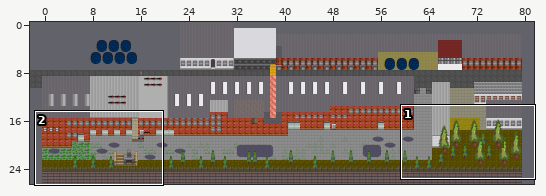
Two states of a Tiled map (JSON), zl-map/maps/main.json. The first picture is a wide view before the edit; the outline marks the close-up.
Close-up. The starting point:
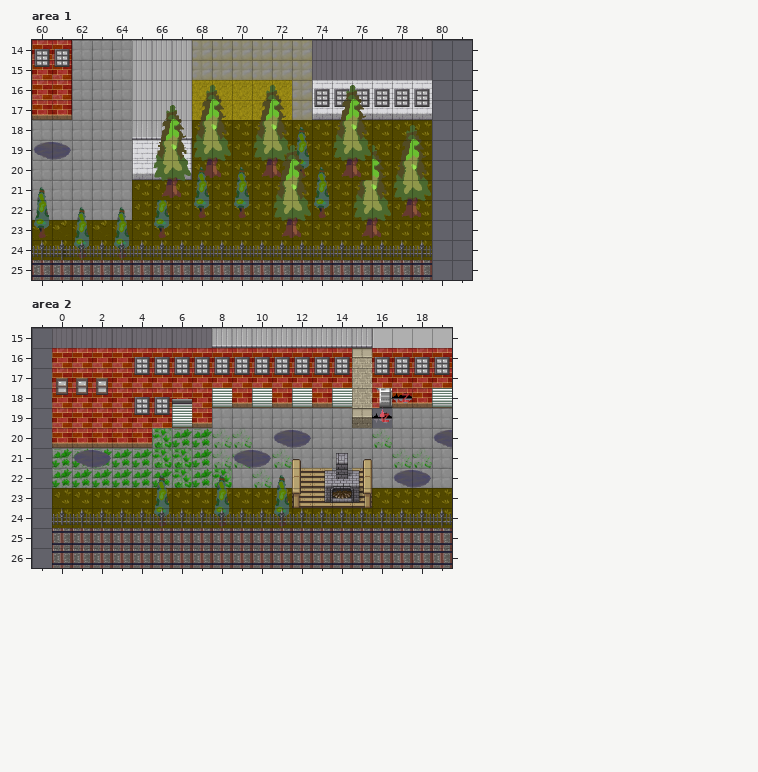
Cells are 32x32 px. Shown: area 1 x 60..81, y 14..25; area 2 x -1..19, y 15..26. The commit also changed other parts of the map, which this record leaves out. The old version is drawn lined up with the new one.
The same view after the edit:
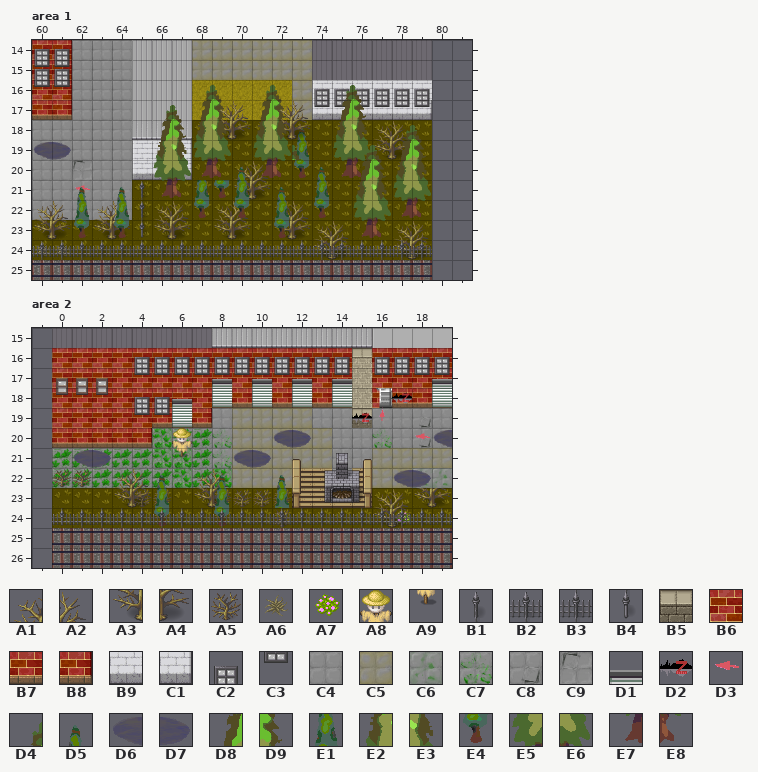
Key: from "fantasy": A1 14, A2 15, A3 22, A4 23, A5 43, A6 50, A7 53, A8 155, A9 163, B1 193, B2 198, B3 199, B4 201, B5 256, B6 401, B7 409, B8 410, B9 425, C1 426, C2 594, C3 602; from "floortileset": C4 0, C5 1, C6 8, C7 10, C8 13, C9 13 turned 180; from "milkian_1": D1 59; from "z-Labor3232": D2 16, D3 18, D4 20, D5 22, D6 27, D7 28, D8 36, D9 37, E1 38, E2 52, E3 53, E4 54, E5 68, E6 69, E7 84, E8 85.
__ is an empty cell.
Tiles replaced or removed in this view: B3, B5, B6, B7, B9, C3, C4, C7, D2, D4, D5, D6, D7, D8, D9, E1, E2, E3, E4, E5, E6, E7, E8.
Tiles of an added or newly shown layer are drawn over the layers below it.
What changed:
Changed rows in their new state; .. is an unchanged cell.
map size 100x100 -> 80x27 cells (old content now starts at -2,-71; both pictures use the new coordinates)
Layer "ground", area 1:
first column x 62:
20 C9
Layer "houseback" (added), area 1:
first column x 76:
17 B9 .. .. C1
Layer "thingsground", area 1:
first column x 62:
21 D3 .. .. B1
22 .. .. .. B1
23 .. .. .. B4
Layer "thingsback", area 1:
first column x 60:
17 .. .. .. .. .. .. .. .. .. __ .. .. __
18 .. .. .. .. .. .. .. .. .. __ .. .. __
19 .. .. .. .. .. .. .. .. .. .. .. .. __
20 .. .. .. .. .. .. .. .. __ .. .. .. ..
21 __ .. .. .. .. .. .. .. .. .. .. .. ..
22 __ .. __ .. __ .. .. .. .. .. .. .. ..
23 __ .. __ .. __ .. .. .. .. .. .. .. ..
24 A6 A6 __ .. __ .. .. .. .. .. .. .. ..
Layer "overfloor" (added), area 1:
first column x 60:
17 .. .. .. .. .. .. .. .. .. A1 A2 .. A1 A2 .. .. .. .. .. ..
18 .. .. .. .. .. .. .. .. .. A3 A4 .. A3 A4 .. .. .. A1 A2 ..
19 .. .. .. .. .. .. .. .. .. .. .. .. .. .. .. .. .. A3 A4 ..
20 .. .. .. .. .. .. .. .. .. .. A1 A2 .. .. .. .. .. .. .. ..
21 .. .. .. .. .. .. .. .. .. .. A3 A4 .. .. .. .. .. .. .. ..
22 A1 A2 .. A1 A2 .. A1 A2 .. A1 A2 .. A1 A2 .. .. .. .. .. ..
23 A3 A4 .. A3 A4 .. A3 A4 .. A3 A4 .. A3 A4 A1 A2 .. .. A1 A2
24 .. .. .. .. .. .. .. .. .. .. .. .. .. .. A3 A4 .. .. A3 A4
Layer "house", area 1:
first column x 76:
17 __ .. .. __
Layer "housefront", area 1:
first column x 60:
16 C3 C3
Layer "houseoverfront", area 1:
first column x 60:
15 C2 C2 .. .. .. .. .. .. .. .. .. .. .. .. .. .. ..
16 C3 C3 .. .. .. .. .. .. .. .. .. .. .. .. .. .. ..
17 .. .. .. .. .. .. .. .. .. .. .. .. .. .. .. .. D9
19 .. .. .. .. .. .. .. .. .. .. .. .. .. .. .. .. E6
20 .. .. .. .. .. .. .. .. .. .. .. .. .. .. .. .. E8
Layer "thingsfront", area 1:
first column x 60:
17 .. .. .. .. .. .. .. .. .. D9 .. .. D9 .. .. .. __
18 .. .. .. .. .. .. .. .. .. E3 .. .. E3 __ .. .. ..
19 .. .. .. .. .. .. .. .. .. .. .. .. E6 .. .. .. D4
20 .. .. .. .. .. .. .. .. E7 .. .. E7 E8 __ .. .. D8
21 .. .. D5 .. D5 .. .. .. .. E4 .. .. D5 __ .. .. ..
22 .. .. E1 .. E1 .. __ .. .. .. .. .. E1 __ .. .. ..
23 .. .. E4 .. E4 .. __ .. .. .. .. .. E4 __ .. .. ..
24 B2 .. B2 .. .. .. .. .. .. .. .. .. .. .. .. .. ..
Layer "entryback" (now hidden), area 2:
first column x 16:
19 __
Layer "ground", area 2:
first column x 9:
19 C5 C5 C5 C5 .. .. .. C4 .. C8 ..
20 C5 C5 C5 C5 C5 .. .. .. .. C8 ..
21 C5 C5 C5 C5 C5 .. .. C5 C5 __ __
22 C5 C5 C5 .. .. .. .. C5 C5 __ __
Layer "houseback" (added), area 2:
first column x 4:
17 .. .. .. .. B6 .. B6 .. B6 .. B6 .. .. .. .. B6
19 .. B7 .. B8 .. .. .. .. .. .. .. B5 .. .. .. ..
20 B8 .. .. .. .. .. .. .. .. .. .. .. .. .. .. ..
21 .. .. .. .. .. .. .. .. .. .. .. .. .. .. C5 C5
22 .. .. .. .. .. .. .. .. .. .. .. .. .. .. C6 C6
Layer "frontofhouse" (added), area 2:
first column x 8:
17 D1 .. D1 .. D1 .. D1 .. .. .. .. D1
Layer "thingsground", area 2:
first column x 17:
20 .. D3
22 D6 D7
Layer "thingsback", area 2:
first column x 0:
20 .. .. .. .. .. .. A8 .. .. .. .. .. .. .. .. .. .. .. ..
21 .. .. .. .. .. .. A9 .. .. .. .. .. .. .. .. .. .. .. ..
22 A5 A5 .. .. .. .. .. .. .. .. .. .. .. .. .. .. .. __ __
23 .. .. .. .. A5 A5 .. .. A5 A5 A5 A5 .. .. .. .. .. .. ..
24 .. .. .. .. .. .. .. .. .. .. .. A5 .. .. .. .. .. A7 ..
Layer "overfloor" (added), area 2:
first column x 3:
22 A1 A2 .. .. A1 A2 .. .. .. .. .. .. .. .. .. .. ..
23 A3 A4 .. .. A3 A4 .. .. .. .. .. .. .. A1 A2 A3 A4
24 .. .. .. .. .. .. .. .. .. .. .. .. .. A3 A4 .. ..
Layer "house", area 2:
first column x 4:
17 .. .. .. .. __ .. __ .. __ .. __ .. .. .. .. __
19 .. __ .. __ .. .. .. .. .. .. .. __ .. .. .. ..
20 __ .. .. .. .. .. .. .. .. .. .. .. .. .. .. ..
Layer "housefront", area 2:
first column x 8:
17 __ .. __ .. __ .. __ .. .. .. .. __
19 .. .. .. .. .. .. .. D2 .. .. .. ..
Layer "houseoverfront", area 2:
first column x 8:
17 C3 .. C3 .. C3 .. C3 .. .. .. .. C3
